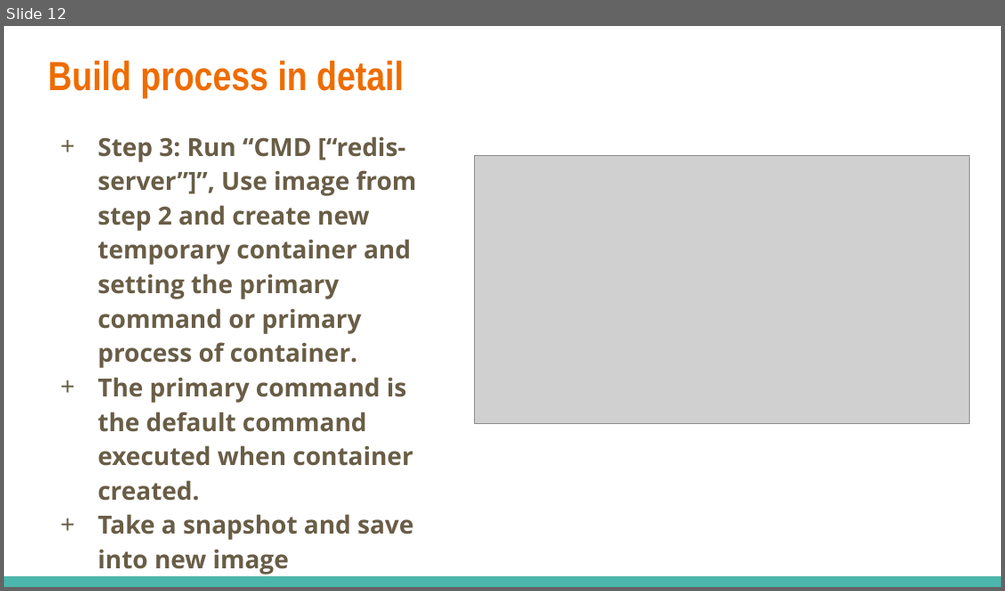
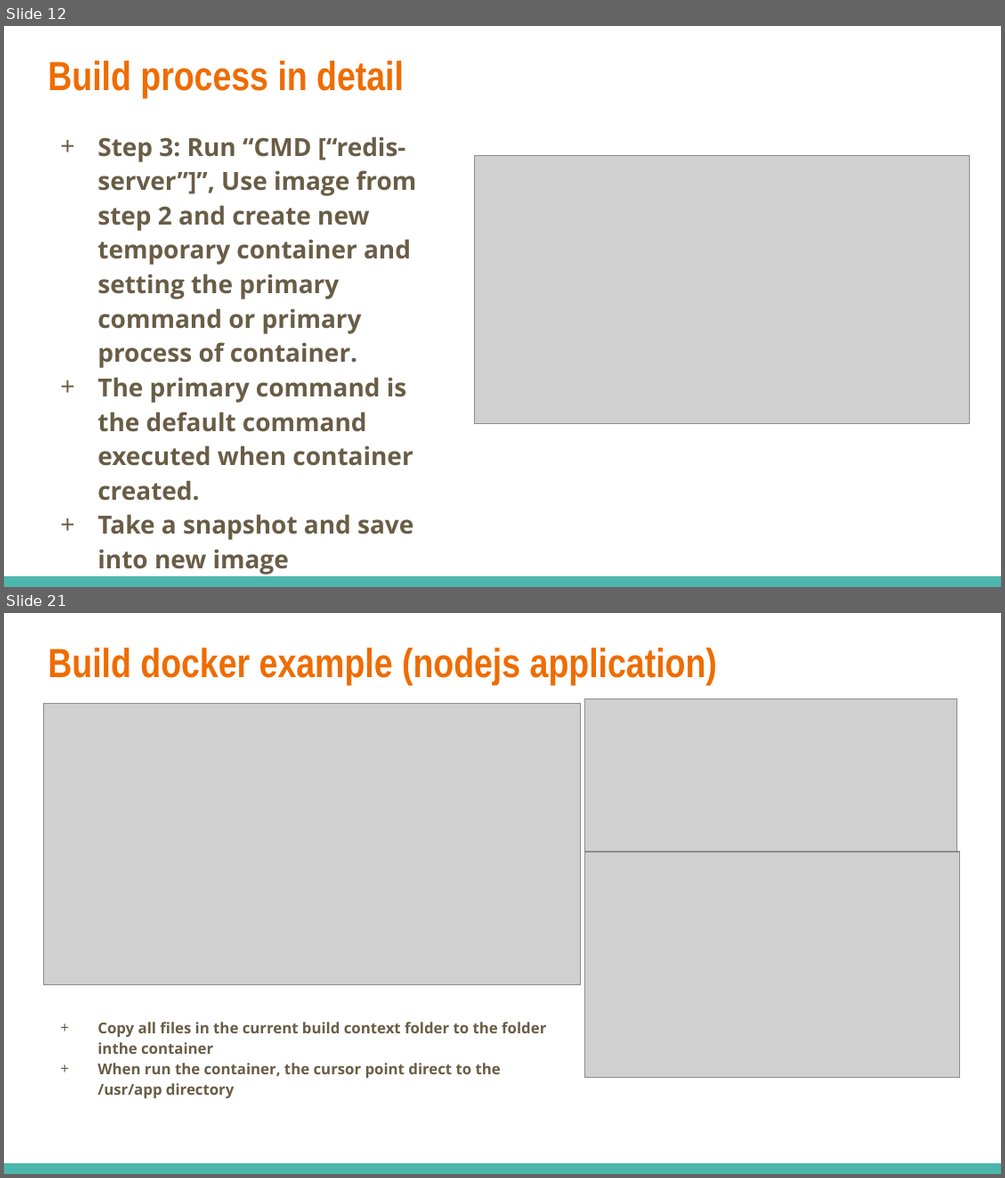
Before and after one commit to dinhhung09138/Learning-Example, a slide deck: Docker - 03 - Build a Custom Images Through Docker.pptx. Shown one above the other, each under a label of ours: slide 12 before the commit, slides 12 and 21 after it; the slides between them are not shown. The pictures are 1005x591 and 1005x1178 pixels, drawn with LibreOffice and Linux fonts; fonts in the diff are those of the drawing; grey boxes stand for pictures. Boxes give left, top, right and bottom in pixels: in the first picture for what was removed or moved away, otherwise in the second. Text is boxed around its words. In the diff, an @@ line names an element or a change of style, - is before the commit and + after.

Commit message:
Build docker example

```diff
--- a/Docker - 03 - Build a Custom Images Through Docker.pptx
+++ b/Docker - 03 - Build a Custom Images Through Docker.pptx
@@ slide 21 added at (4, 613, 1001, 1174), background #FFFFFF; not listed: 1 template element that a slide beside it also shows @@
@@ title added at (48, 648, 717, 685), 29.4 pt, text #EF6C00, bold @@
+Build docker example (nodejs application)
@@ picture added at (44, 704, 580, 985) @@
@@ picture added at (585, 698, 957, 852) @@
@@ picture added at (585, 852, 959, 1077) @@
@@ text added at (97, 1022, 546, 1098), 10.8 pt, text #695D46, bold @@
++ Copy all files in the current build context folder to the folder inthe container
++ When run the container, the cursor point direct to the /usr/app directory
```
Also in this commit, not shown: 1 slide changed, 13 other slides added, 3 other files.
